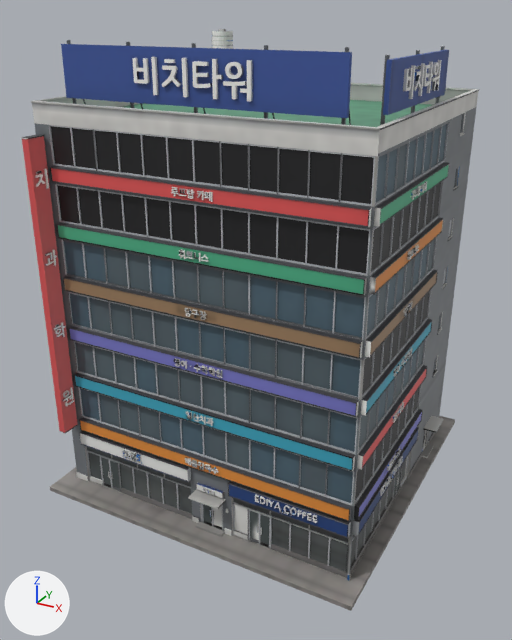
The FBX model cs2_ilsan/CS2Assets/IlsanCornerTower02/IlsanCornerTower02_LOD1.fbx: old version first, new version second.
Before and after are seen from a camera (50 mm lens) standing at (22.3, -42.5, 32.5) and looking at (-0.1, -1.7, 12.1). Arrows for +X, +Y and +Z are at lower left; the lights stay in place. The first picture is the older version. Where no turn or scale is listed for an object, it has been applied to the vertices.

In view in the first picture: 'IlsanCornerTower02_LOD1'.
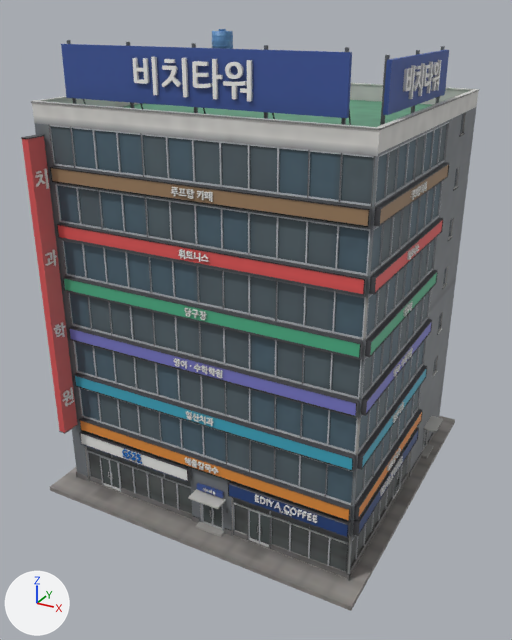
Pixel boxes [x1, y1, x2, y2] of what changed, in the pictures (512 x 640 px):
part 1 of me_ilsancornertower02_lod1, reshaped: before [44, 62, 438, 523]; after [35, 57, 442, 523]
part 2 of me_ilsancornertower02_lod1, surface changed: [21, 29, 468, 603] in both

The change, as a diff of the scene's bpy script:
```diff
--- a/cs2_ilsan/CS2Assets/IlsanCornerTower02/IlsanCornerTower02_LOD1.fbx.py
+++ b/cs2_ilsan/CS2Assets/IlsanCornerTower02/IlsanCornerTower02_LOD1.fbx.py
@@ me_ilsancornertower02_lod1 @@
 # used by ob_ilsancornertower02_lod1; location = (0.0, 0.0, 0.0)
-me_ilsancornertower02_lod1.from_pydata(...)  # 19489 vertices, 29683 faces; spans x -11.9..12.0, y -11.9..11.9, z -0.3..31.0
+me_ilsancornertower02_lod1.from_pydata(...)  # 24367 vertices, 36989 faces; spans x -11.9..12.0, y -11.9..11.9, z -0.3..31.0
+# me_ilsancornertower02_lod1 part 1: 706 vertices moved within x -10.8..11.4, y -11.1..0.9, z 3.1..29.8; 40 vertices removed from x -10.7..11.4, y -10.8..1.0, z 4.0..30.0; 4918 vertices added at x -10.8..11.4, y -11.3..1.4, z 3.1..30.1
+# me_ilsancornertower02_lod1 part 2: 16418 kept faces spanning x -11.9..12.0, y -11.9..11.9, z -0.3..31.0 get new texture (UV) coordinates
 me_ilsancornertower02_lod1.materials.append(mat_ilsancornertower02)
```
